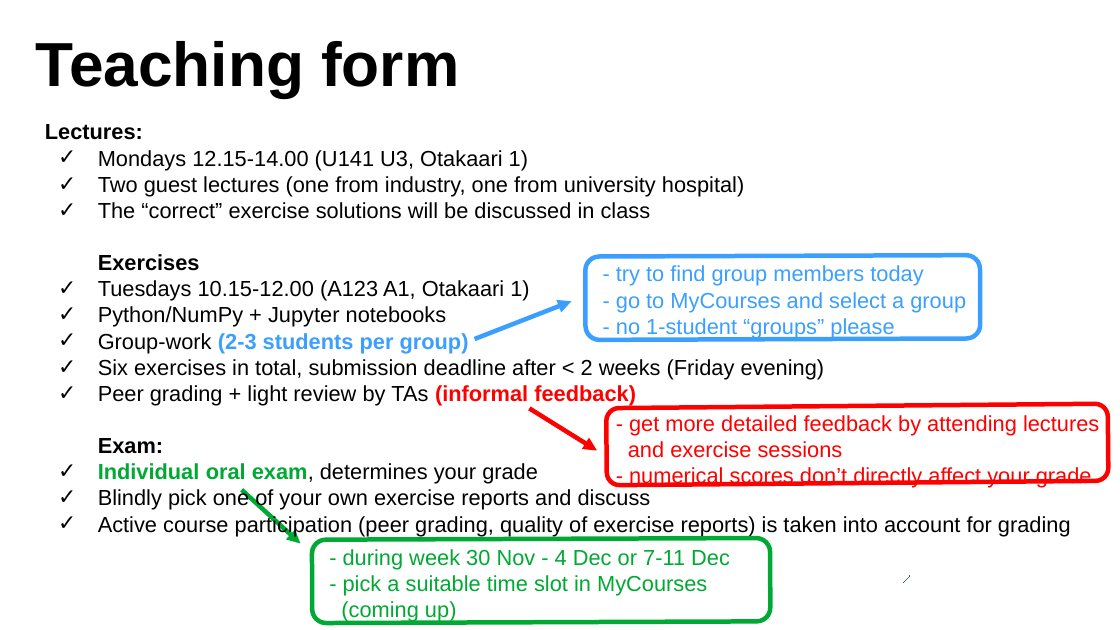
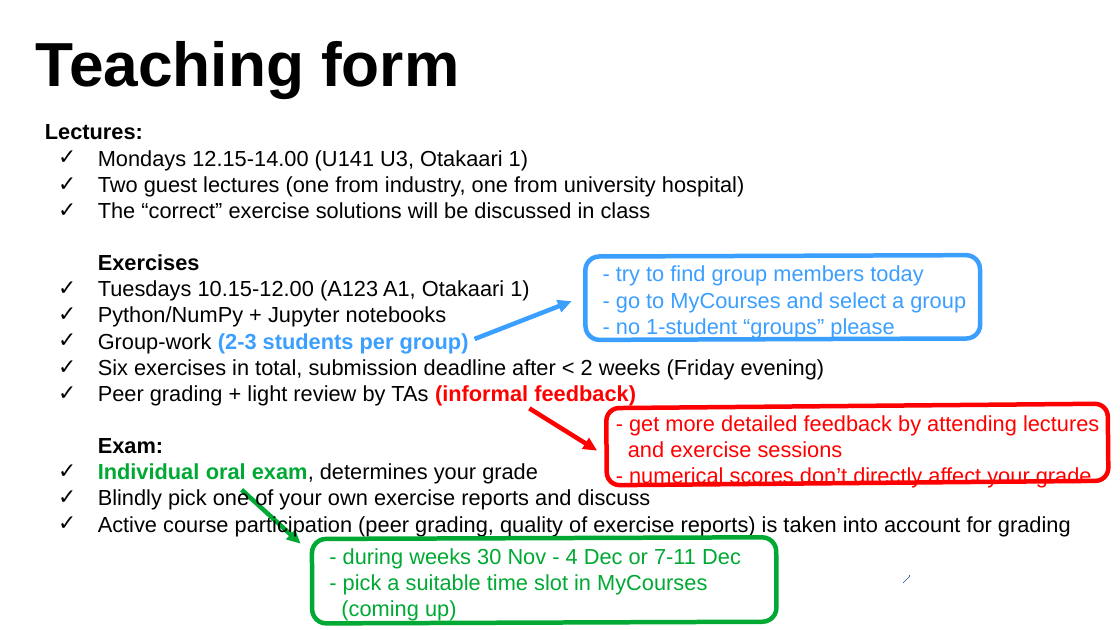
Before and after one commit to leempko/mia, a slide deck: slide 14 of lecture_slides/introduction/introduction2026.odp (slide 15 before the commit). Drawn at 1120x630 pixels with LibreOffice and Linux fonts; fonts in the diff are those of the drawing; background and template pictures are left out. Boxes give left, top, right and bottom in pixels: in the first picture for what was removed or moved away, otherwise in the second. Text is boxed around its words. In the diff, an @@ line names an element or a change of style, - is before the commit and + after.

```diff
--- a/lecture_slides/introduction/introduction2026.odp
+++ b/lecture_slides/introduction/introduction2026.odp
@@ rounded rectangle: place and size @@
-rounded rectangle at bbox=[312, 538, 771, 622]
+rounded rectangle at bbox=[312, 538, 777, 624]
@@ text at bbox=[343, 548, 741, 569]: text changed @@
-- during week 30 Nov - 4 Dec or 7-11 Dec
+- during weeks 30 Nov - 4 Dec or 7-11 Dec
```
Also in this commit, not shown: 2 other slides changed, 1 slide removed, 1 other file.
